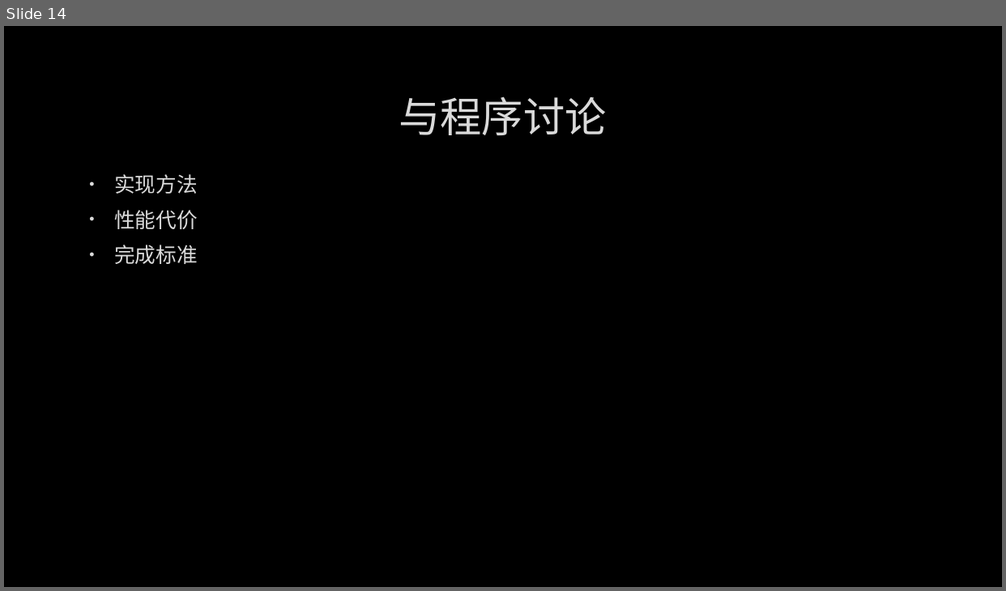
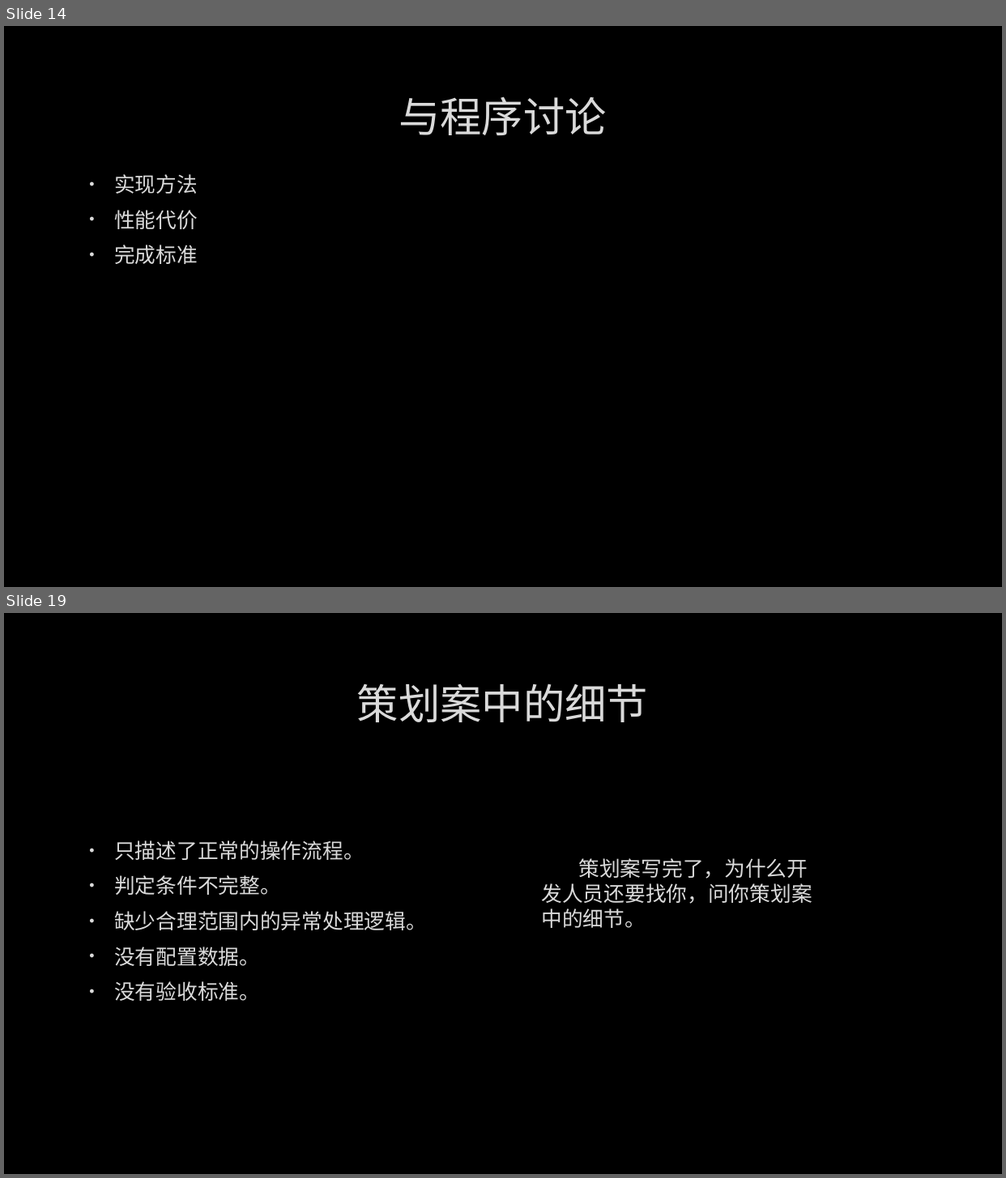
Before and after one commit to albertclass/Lessons, a slide deck: communication/策划与程序沟通技巧.pptx. Shown one above the other, each under a label of ours: slide 14 before the commit, slides 14 and 19 after it; the slides between them are not shown. The pictures are 1006x591 and 1006x1178 pixels, drawn with LibreOffice and Linux fonts; fonts in the diff are those of the drawing; background and template pictures are left out. Boxes give left, top, right and bottom in pixels: in the first picture for what was removed or moved away, otherwise in the second. Text is boxed around its words. In the diff, an @@ line names an element or a change of style, - is before the commit and + after.

```diff
--- a/communication/策划与程序沟通技巧.pptx
+++ b/communication/策划与程序沟通技巧.pptx
@@ slide 19 added at (4,613,1002,1174), background picture (left out) @@
@@ title added at (357,684,648,722), 40 pt, text #DADADA @@
+策划案中的细节
@@ text added at (114,841,427,1001), 20 pt, text #DADADA @@
+• 只描述了正常的操作流程。
+• 判定条件不完整。
+• 缺少合理范围内的异常处理逻辑。
+• 没有配置数据。
+• 没有验收标准。
@@ text added at (542,858,812,928), 20 pt, text #DADADA @@
+策划案写完了，为什么开发人员还要找你，问你策划案中的细节。
```
Also in this commit, not shown: 2 slides changed, 5 other slides added, 3 slides removed.
